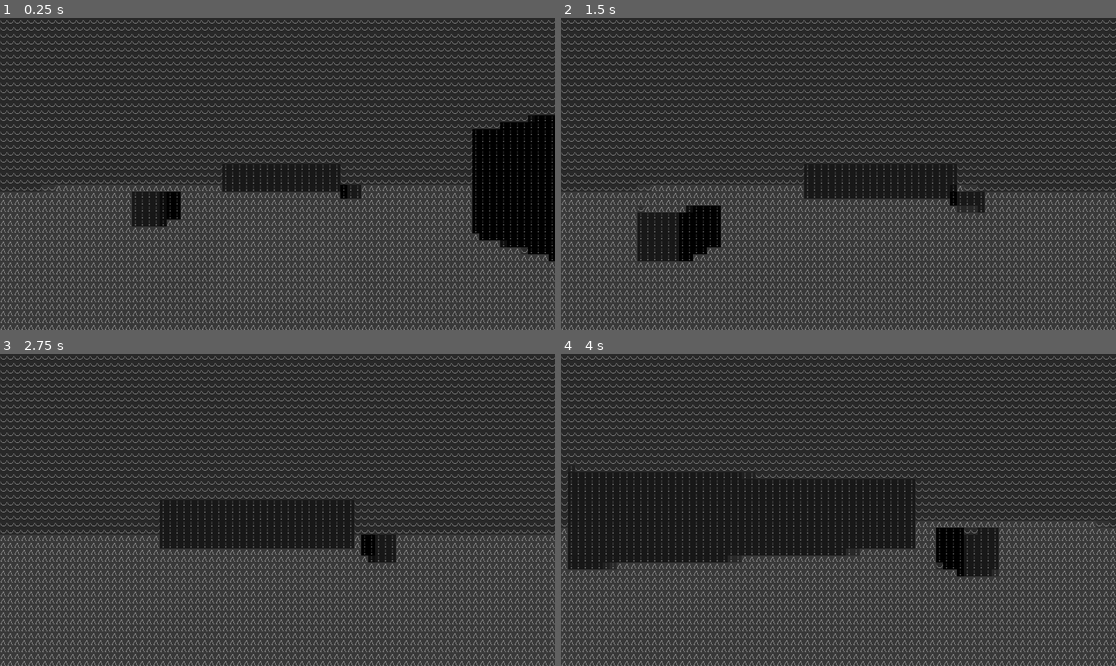
Above: before the commit, frames 1-4 (two rows, left to right).
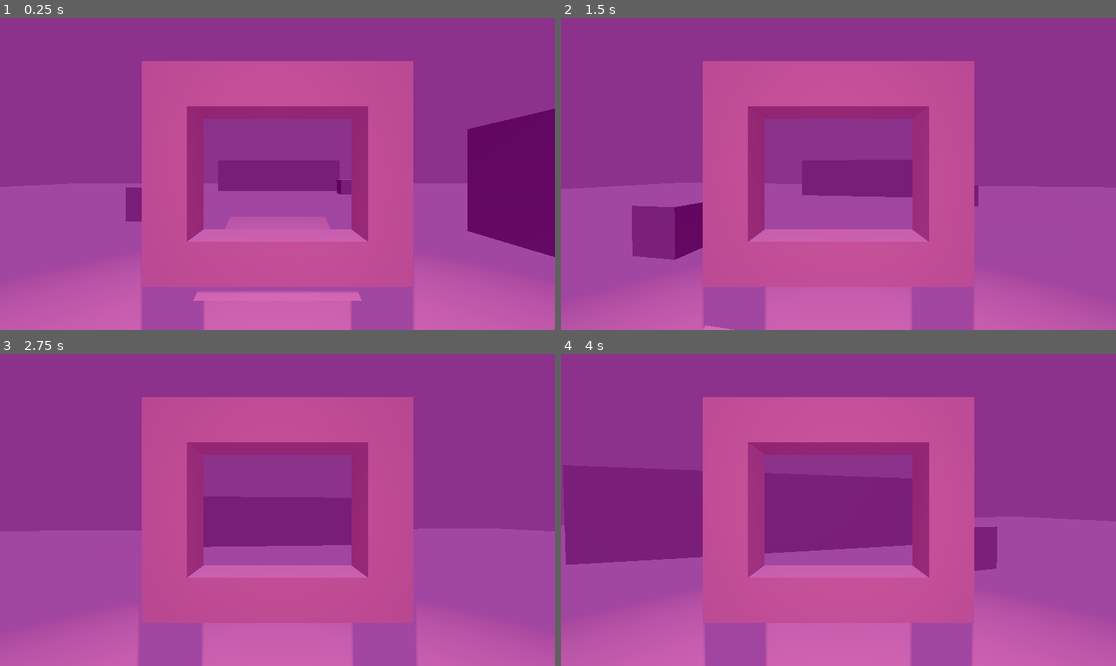
Above: after the commit, the same moments.

Repository: Tchetchouille/ijo-musi
Game: Godot game, scene res://main.tscn
Two runs of this game, one before a commit and one after it. Both use one fixed random seed, a clock stepped at 60 frames per second and the inputs below.
Inputs (mouse positions are in pixels of both pictures, inside the frame that each line leads up to):
- Up to frame 1 (0.25 s): no input
- Up to frame 2 (1.5 s): tap Enter at 0.5 s; move the mouse to (866, 174) at 0.52 s; hold W (up) from 0.53 s (still down); move the mouse to (810, 174) at 1.27 s
- Up to frame 3 (2.75 s): keep holding W (up); move the mouse to (288, 503) at 2.02 s
- Up to frame 4 (4 s): keep holding W (up); move the mouse to (832, 516) at 2.77 s; move the mouse to (877, 513) at 3.52 s

The runs differ from the first frame. In frame 1, 100% of the frame differs, in the area x 0-100%, y 0-100%; in frame 2, 100%; in frame 3, 100%; in frame 4, 100%.

Commit message:
Writing Progess. Mystery Mindmap Progress.

Diff:
--- a/Godot Project/ijo musi Testing Ground/Creatures/player_character.tscn
+++ b/Godot Project/ijo musi Testing Ground/Creatures/player_character.tscn
@@ -1,8 +1,9 @@
-[gd_scene load_steps=6 format=3 uid="uid://c7ytl3qn31b4f"]
+[gd_scene load_steps=7 format=3 uid="uid://c7ytl3qn31b4f"]
 
 [ext_resource type="Script" path="res://Creatures/fps_controller.gd" id="1_w3ang"]
 [ext_resource type="PackedScene" uid="uid://bdu2s41y8xgn" path="res://Items/Lamp.tscn" id="2_vagks"]
 [ext_resource type="PackedScene" uid="uid://bkrwoiahmq506" path="res://Items/Lantern.tscn" id="3_im3nf"]
+[ext_resource type="PackedScene" uid="uid://d0eotm0ea52pe" path="res://Items/Tool.tscn" id="4_qncbo"]
 
 [sub_resource type="CapsuleShape3D" id="CapsuleShape3D_fr6k4"]
 
@@ -28,12 +29,13 @@
 cull_mask = 1048573
 
 [node name="ReflectionProbe" type="ReflectionProbe" parent="PlayerCameraController/PlayerCamera"]
-visible = false
 update_mode = 1
 
 [node name="Lantern" parent="PlayerCameraController/PlayerCamera" instance=ExtResource("3_im3nf")]
-transform = Transform3D(0.1, 0, 0, 0, 0.1, 0, 0, 0, 0.1, 0.402483, -0.289575, -0.334479)
-visible = false
+transform = Transform3D(0.1, 0, 0, 0, 0.1, 0, 0, 0, 0.1, 0, 0, 0)
 
 [node name="Lamp" parent="PlayerCameraController/PlayerCamera/Lantern" instance=ExtResource("2_vagks")]
 visible = false
+
+[node name="Tool" parent="PlayerCameraController/PlayerCamera" instance=ExtResource("4_qncbo")]
+transform = Transform3D(1, 0, 0, 0, 1, 0, 0, 0, 1, 2.08165e-12, 2.08165e-12, -0.5)
--- a/Godot Project/ijo musi Testing Ground/Items/Tool.tscn
+++ b/Godot Project/ijo musi Testing Ground/Items/Tool.tscn
@@ -1,34 +1,51 @@
-[gd_scene load_steps=5 format=3 uid="uid://d0eotm0ea52pe"]
+[gd_scene load_steps=2 format=3 uid="uid://d0eotm0ea52pe"]
 
-[sub_resource type="Shader" id="Shader_jhny7"]
-resource_local_to_scene = true
-code = "shader_type spatial;
-render_mode unshaded,diffuse_burley,specular_disabled;
-uniform sampler2D texture_albedo : source_color;
-uniform float alpha : hint_range(0.0, 1.0) = 0.5;
-
-void fragment() {
-    vec2 uv = SCREEN_UV;
-    vec4 albedo_tex = texture(texture_albedo,uv);
-    ALBEDO = albedo_tex.rgb;
-    ALPHA = albedo_tex.a * alpha;
-}"
-
-[sub_resource type="ViewportTexture" id="ViewportTexture_enikx"]
-
-[sub_resource type="ShaderMaterial" id="ShaderMaterial_h7nmo"]
-resource_local_to_scene = true
-render_priority = 0
-shader = SubResource("Shader_jhny7")
-shader_parameter/alpha = 0.5
-shader_parameter/texture_albedo = SubResource("ViewportTexture_enikx")
-
-[sub_resource type="QuadMesh" id="QuadMesh_4jrwi"]
-resource_local_to_scene = true
-material = SubResource("ShaderMaterial_h7nmo")
+[sub_resource type="BoxMesh" id="BoxMesh_ym2ky"]
 
 [node name="Tool" type="Node3D"]
 
-[node name="MeshInstance3D" type="MeshInstance3D" parent="."]
-layers = 2
-mesh = SubResource("QuadMesh_4jrwi")
+[node name="Frame" type="StaticBody3D" parent="."]
+
+[node name="ToolUI" type="Control" parent="Frame"]
+layout_mode = 3
+anchors_preset = 15
+anchor_right = 1.0
+anchor_bottom = 1.0
+grow_horizontal = 2
+grow_vertical = 2
+mouse_filter = 2
+
+[node name="ToolFilter" type="ColorRect" parent="Frame/ToolUI"]
+layout_mode = 1
+anchors_preset = 8
+anchor_left = 0.5
+anchor_top = 0.5
+anchor_right = 0.5
+anchor_bottom = 0.5
+offset_left = -600.0
+offset_top = -400.0
+offset_right = 600.0
+offset_bottom = 400.0
+grow_horizontal = 2
+grow_vertical = 2
+mouse_filter = 2
+color = Color(1, 0, 1, 0.356863)
+
+[node name="UpFrame" type="MeshInstance3D" parent="Frame"]
+transform = Transform3D(0.6, 0, 0, 0, 0.1, 0, 0, 0, 0.1, 2.08165e-12, 0.2, 2.08165e-12)
+mesh = SubResource("BoxMesh_ym2ky")
+
+[node name="DownFrame" type="MeshInstance3D" parent="Frame"]
+transform = Transform3D(0.6, 0, 0, 0, 0.1, 0, 0, 0, 0.1, 2.08165e-12, -0.2, 2.08165e-12)
+mesh = SubResource("BoxMesh_ym2ky")
+skeleton = NodePath("../UpFrame")
+
+[node name="RightFrame" type="MeshInstance3D" parent="Frame"]
+transform = Transform3D(0.1, 0, 0, 0, 0.4, 0, 0, 0, 0.1, 0.25, 2.08165e-12, 2.08165e-12)
+mesh = SubResource("BoxMesh_ym2ky")
+skeleton = NodePath("../UpFrame")
+
+[node name="LeftFrame" type="MeshInstance3D" parent="Frame"]
+transform = Transform3D(0.1, 0, 0, 0, 0.4, 0, 0, 0, 0.1, -0.25, 2.08165e-12, 2.08165e-12)
+mesh = SubResource("BoxMesh_ym2ky")
+skeleton = NodePath("../UpFrame")
--- a/Godot Project/ijo musi Testing Ground/UI/GUI.tscn
+++ b/Godot Project/ijo musi Testing Ground/UI/GUI.tscn
@@ -34,6 +34,7 @@
 mouse_filter = 2
 
 [node name="Pixel Filter" type="ColorRect" parent="."]
+visible = false
 texture_repeat = 1
 material = SubResource("ShaderMaterial_ydp2n")
 layout_mode = 1
@@ -45,6 +46,7 @@
 mouse_filter = 2
 
 [node name="Ascii Filter" type="ColorRect" parent="."]
+visible = false
 texture_repeat = 2
 material = SubResource("ShaderMaterial_54ujf")
 layout_mode = 1
Not shown: 1 places in Godot Project/ijo musi Testing Ground/Items/Lantern.tscn that only renumber resources
Not shown, changed: Design Documents/.DS_Store
Not shown, changed: Design Documents/Narration/Narrative Map.pptx
Not shown, removed: Writing/Wavemaker/IJO-MUSI-THE-STORY[2024-08-02-11-45-22].wm4
Not shown, added: Writing/Wavemaker/IJO-MUSI-THE-STORY[2024-08-05-16-5-52].wm4
